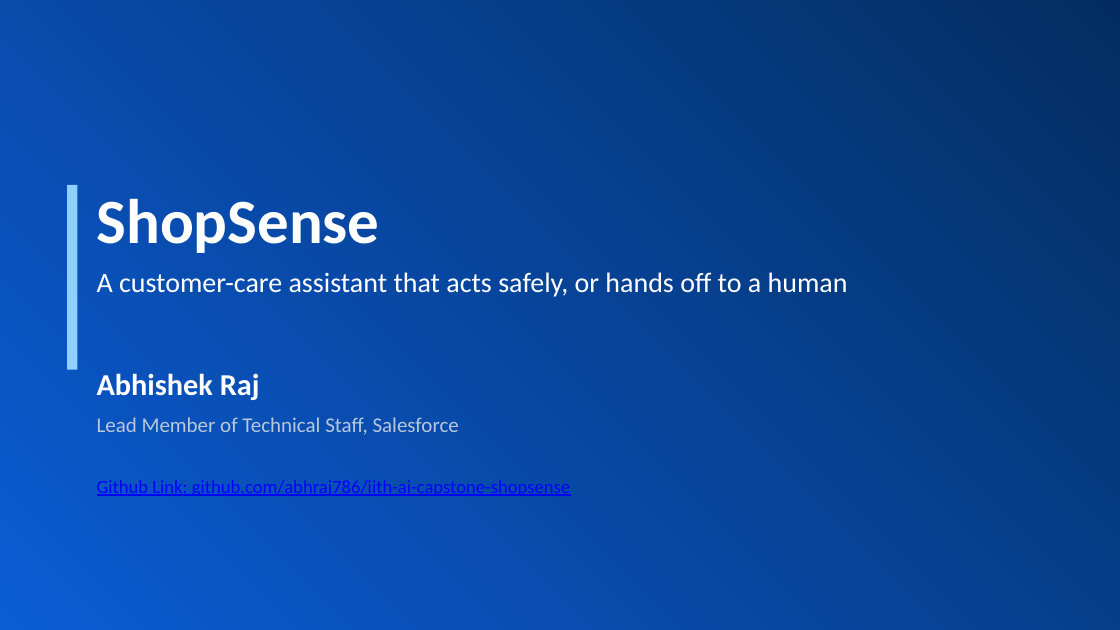
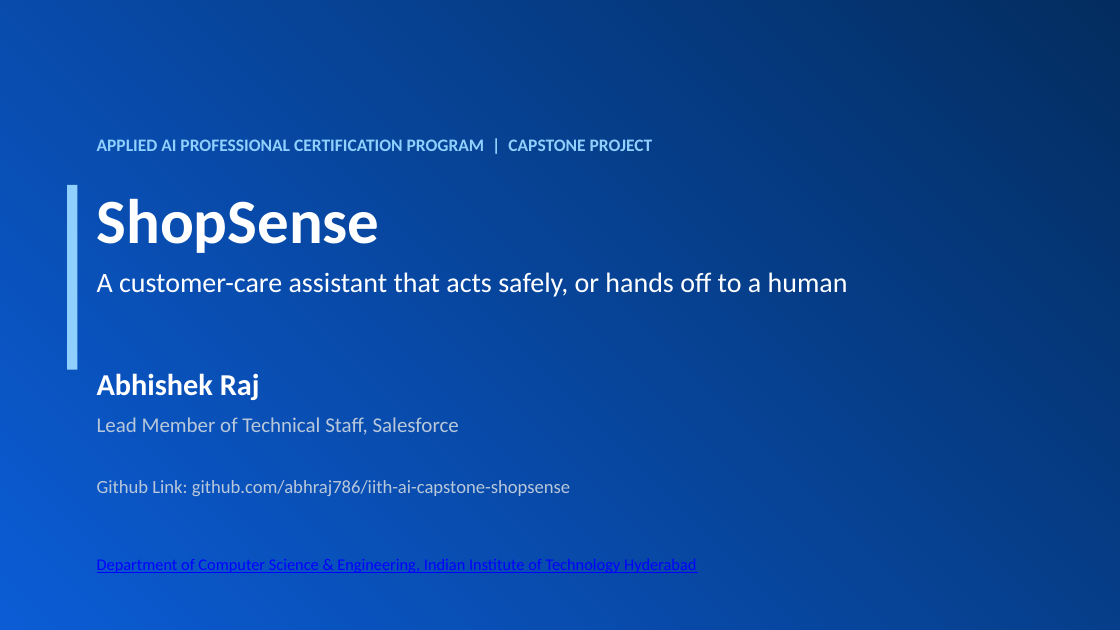
Before and after one commit to abhraj786/iith-ai-capstone-shopsense, a slide deck: slide 1 of docs/deck/iith-ai-capstone-shopsense.pptx. Drawn at 1120x630 pixels with LibreOffice and Linux fonts; fonts in the diff are those of the drawing. Boxes give left, top, right and bottom in pixels: in the first picture for what was removed or moved away, otherwise in the second. Text is boxed around its words. In the diff, an @@ line names an element or a change of style, - is before the commit and + after.

Commit message:
Deck: programme and department on the title slide

```diff
--- a/docs/deck/iith-ai-capstone-shopsense.pptx
+++ b/docs/deck/iith-ai-capstone-shopsense.pptx
@@ text added at (97,139,653,151), 15 pt, text #90D0FE, bold @@
+APPLIED AI PROFESSIONAL CERTIFICATION PROGRAM | CAPSTONE PROJECT
@@ text "Github Link: github.com/abhraj786/iith-ai-capstone-shopsense" at (97,480,570,496): text colour #0000FF to #B8C7DA, underline off @@
@@ text added at (97,559,696,573), 14 pt, text #0000FF, underline @@
+Department of Computer Science & Engineering, Indian Institute of Technology Hyderabad
```
Also in this commit, not shown: 1 other file.
